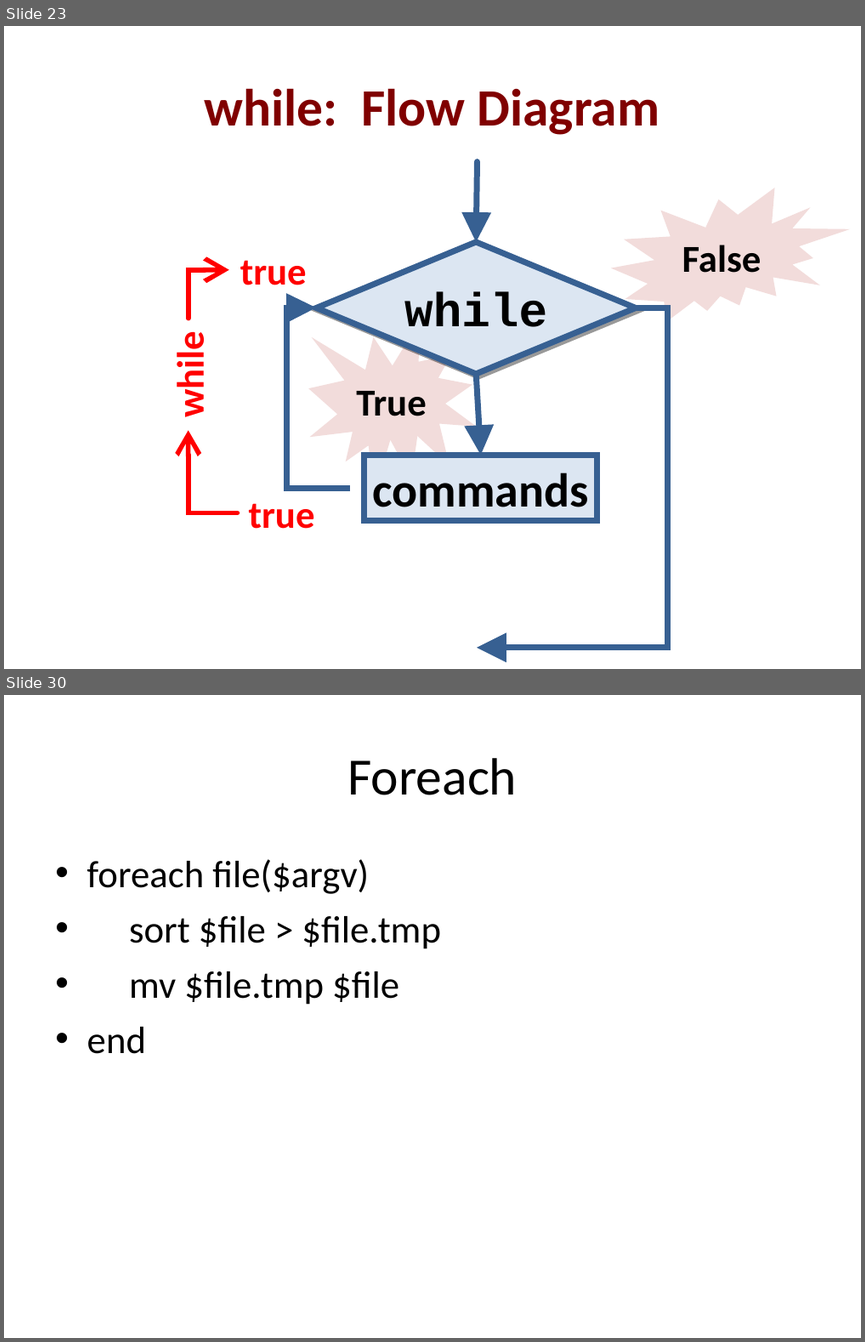
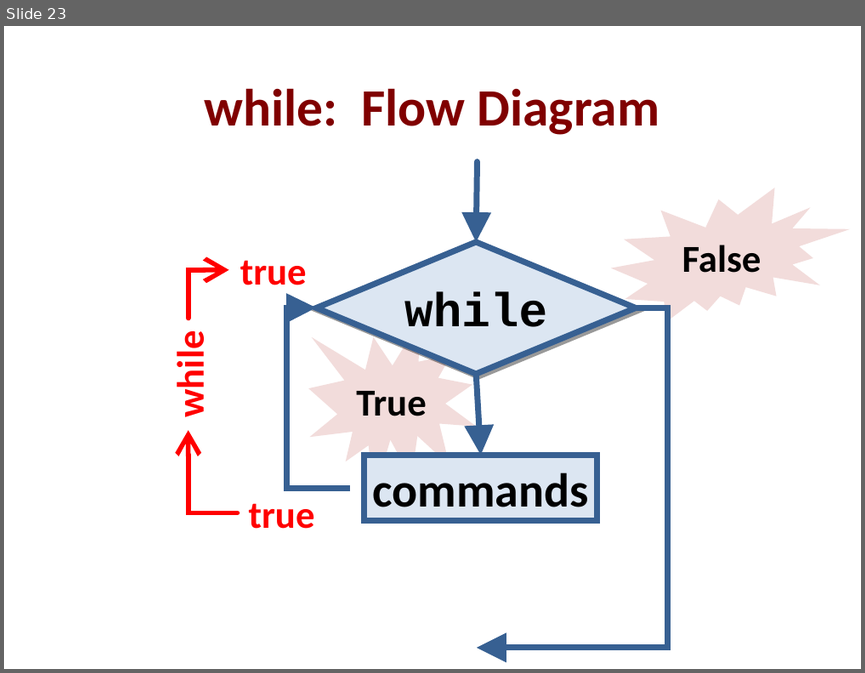
Before and after one commit to sdrttnclskn/ismek-cybersecurity1-lessons, a slide deck: cybersecurity_day 13&14/bash_script_programlama_2.ppt. Shown one above the other, each under a label of ours: slides 23 and 30 before the commit, slide 23 after it; the slides between them are not shown. The pictures are 865x1342 and 865x673 pixels, drawn with LibreOffice and Linux fonts; fonts in the diff are those of the drawing. Boxes give left, top, right and bottom in pixels: in the first picture for what was removed or moved away, otherwise in the second. Text is boxed around its words. In the diff, an @@ line names an element or a change of style, - is before the commit and + after.

```diff
--- a/cybersecurity_day 13&14/bash_script_programlama_2.ppt
+++ b/cybersecurity_day 13&14/bash_script_programlama_2.ppt
@@ slide 30 removed at box(4, 695, 861, 1338), background #FFFFFF @@
@@ text removed at box(347, 758, 517, 795) @@
-Foreach
@@ text removed at box(87, 859, 441, 1054) @@
-• foreach file($argv)
-• sort $file > $file.tmp
-• mv $file.tmp $file
-• end
```
Also in this commit, not shown: 2 other slides changed, 22 other slides removed, 7 other files.
